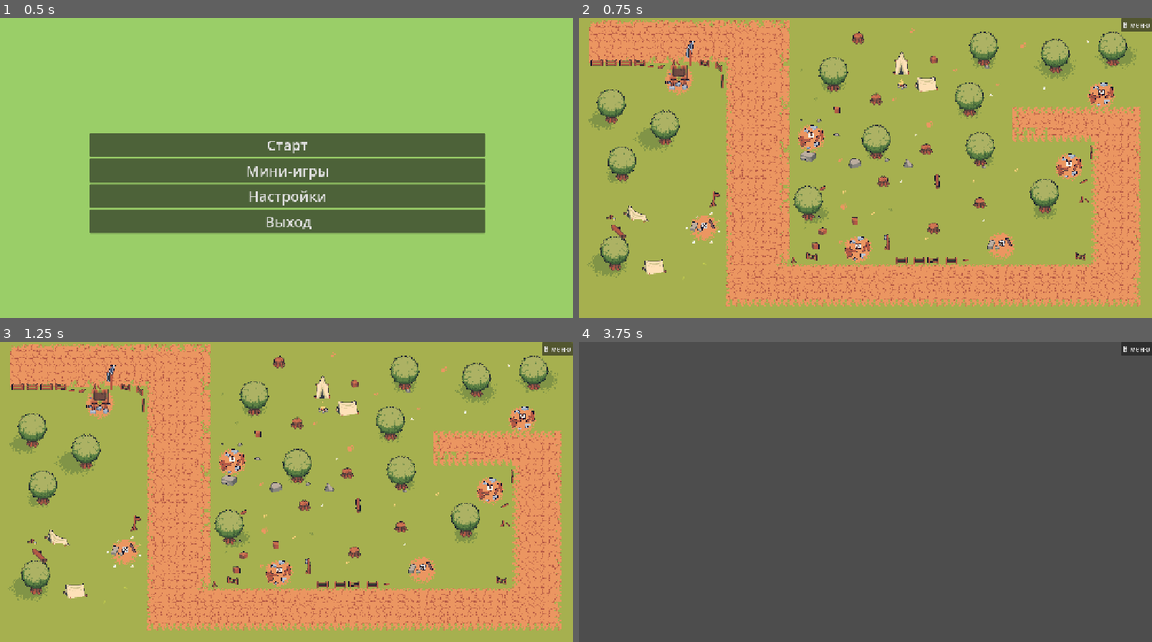
Above: before the commit, frames 1-4 (two rows, left to right).
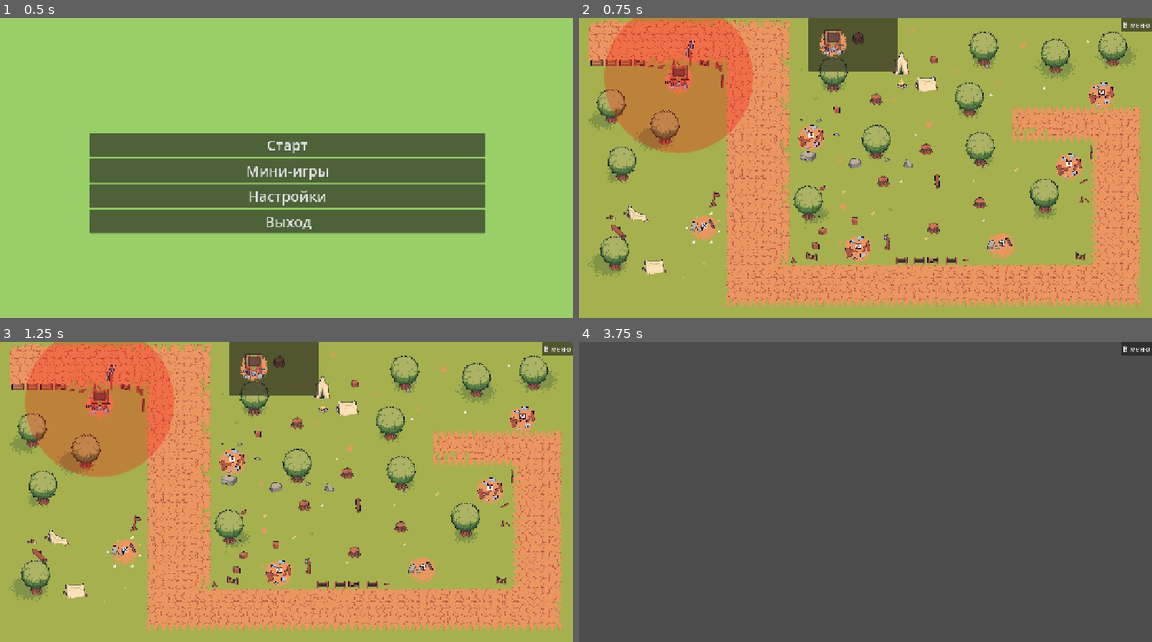
Above: after the commit, the same moments.

Repository: zxcnocok/tower-defence
Game: Godot game, scene res://menu.tscn
The game is run twice, just before and just after one commit, with the same random seed, the same clock (stepped at 60 frames per second) and the same inputs.
Inputs:
- Up to frame 1 (0.5 s): no input
- Up to frame 2 (0.75 s): click "Старт" at 0.5 s
- Up to frame 3 (1.25 s): no input
- Up to frame 4 (3.75 s): click "В меню" at 1.25 s; click "Старт" at 2 s; click "В меню" at 2.75 s; click "Мини-игры" at 3.5 s

Frame 1 is identical in both runs. In frame 2, 12% of the frame differs, in the area x 4-56%, y 0-46%; in frame 3, 12%; in frame 4, nothing differs.

Commit message:
сделал основу для drag&drop

Diff:
--- a/игра-2/idle2.tscn
+++ b/игра-2/idle2.tscn
@@ -44,6 +44,13 @@
 [sub_resource type="CircleShape2D" id="CircleShape2D_2jock"]
 radius = 167.24234
 
+[sub_resource type="StyleBoxFlat" id="StyleBoxFlat_2jock"]
+bg_color = Color(1, 0, 0, 0.2627451)
+corner_radius_top_left = 460
+corner_radius_top_right = 460
+corner_radius_bottom_right = 460
+corner_radius_bottom_left = 460
+
 [node name="idle2" type="Node2D"]
 
 [node name="CollisionShape2D" type="CollisionShape2D" parent="."]
@@ -69,3 +76,10 @@
 [node name="ArrowContainer" type="Node" parent="."]
 
 [node name="AttackTimer" type="Timer" parent="."]
+
+[node name="Area" type="Panel" parent="."]
+offset_left = -167.0
+offset_top = -137.0
+offset_right = 166.0
+offset_bottom = 200.0
+theme_override_styles/panel = SubResource("StyleBoxFlat_2jock")
--- /dev/null
+++ b/игра-2/idle2_panel.tscn
@@ -0,0 +1,52 @@
+[gd_scene load_steps=8 format=3 uid="uid://sgtgrsuh27it"]
+
+[ext_resource type="Script" uid="uid://cphwpo8rpa2ha" path="res://idle_2_panel.gd" id="1_pq2qg"]
+[ext_resource type="Texture2D" uid="uid://bj6ekia8uqmq3" path="res://towers/2 Idle/2.png" id="1_utojp"]
+
+[sub_resource type="AtlasTexture" id="AtlasTexture_gjodi"]
+atlas = ExtResource("1_utojp")
+region = Rect2(0, 0, 70, 130)
+
+[sub_resource type="AtlasTexture" id="AtlasTexture_v4fp4"]
+atlas = ExtResource("1_utojp")
+region = Rect2(70, 0, 70, 130)
+
+[sub_resource type="AtlasTexture" id="AtlasTexture_2nb6s"]
+atlas = ExtResource("1_utojp")
+region = Rect2(140, 0, 70, 130)
+
+[sub_resource type="AtlasTexture" id="AtlasTexture_gex55"]
+atlas = ExtResource("1_utojp")
+region = Rect2(210, 0, 70, 130)
+
+[sub_resource type="SpriteFrames" id="SpriteFrames_pq2qg"]
+animations = [{
+"frames": [{
+"duration": 1.0,
+"texture": SubResource("AtlasTexture_gjodi")
+}, {
+"duration": 1.0,
+"texture": SubResource("AtlasTexture_v4fp4")
+}, {
+"duration": 1.0,
+"texture": SubResource("AtlasTexture_2nb6s")
+}, {
+"duration": 1.0,
+"texture": SubResource("AtlasTexture_gex55")
+}],
+"loop": true,
+"name": &"default",
+"speed": 5.0
+}]
+
+[node name="Idle2Panel" type="Panel"]
+offset_right = 80.0
+offset_bottom = 80.0
+script = ExtResource("1_pq2qg")
+
+[node name="AnimatedSprite2D" type="AnimatedSprite2D" parent="."]
+position = Vector2(40, 8)
+sprite_frames = SubResource("SpriteFrames_pq2qg")
+autoplay = "default"
+
+[connection signal="gui_input" from="." to="." method="_on_gui_input"]
--- /dev/null
+++ b/игра-2/idle_2_panel.gd
@@ -0,0 +1,36 @@
+extends Panel
+
+
+@onready var tower = preload("res://idle2.tscn")
+var currTile
+
+func _on_gui_input(event):
+	var tempTower = tower.instantiate()
+	if event is InputEventMouseButton and event.button_mask == 1:
+
+		add_child(tempTower)
+
+		tempTower.process_mode = Node.PROCESS_MODE_DISABLED
+
+		tempTower.scale = Vector2(0.32,0.32)
+
+	elif event is InputEventMouseButton and event.button_mask == 1:
+		if get_child_count() > 1:
+			get_child(1).global_position = event.global_position
+
+	elif event is InputEventMouseButton and event.button_mask == 0:
+
+		if event.global_position.x >= 510:
+			if get_child_count() > 1:
+				get_child(1).queue_free()
+		else:
+			if get_child_count() > 1:
+				get_child(1).queue_free()
+			var path = get_tree().get_root().get_node("Node2D2/Towers")
+
+			path.add_child(tempTower)
+			tempTower.global_position = event.global_position()
+			tempTower.get_node("Area").hide()
+	else:
+		if get_child_count() > 1:
+			get_child(1).queue_free()
--- a/игра-2/main.tscn
+++ b/игра-2/main.tscn
@@ -68,6 +68,7 @@
 [ext_resource type="PackedScene" uid="uid://bj1nxpalebodr" path="res://fire.tscn" id="67_kejda"]
 [ext_resource type="Texture2D" uid="uid://cxgrh4cb0lb8v" path="res://tilesets/1 Tiles/FieldsTile_38.png" id="67_t3mf0"]
 [ext_resource type="PackedScene" uid="uid://bongsp6an7orj" path="res://modspawn.tscn" id="67_uqk8q"]
+[ext_resource type="PackedScene" uid="uid://cite2qs3sauci" path="res://ui.tscn" id="69_wu3dr"]
 
 [sub_resource type="TileSetAtlasSource" id="TileSetAtlasSource_q6r6c"]
 texture = ExtResource("3_0hol4")
@@ -434,6 +435,8 @@
 position = Vector2(48, 176)
 texture = ExtResource("17_d88dk")
 
+[node name="UI" parent="." instance=ExtResource("69_wu3dr")]
+
 [node name="inmenu" parent="." instance=ExtResource("5_q6r6c")]
 
 [node name="Node2D" parent="." instance=ExtResource("67_kejda")]
@@ -820,9 +823,6 @@
 position = Vector2(224, 141)
 texture = ExtResource("4_akb8o")
 
-[node name="idle2" parent="Node" instance=ExtResource("64_1vm84")]
-position = Vector2(223, 102)
-
 [node name="PlaceForTower1" type="Sprite2D" parent="Node"]
 visibility_layer = 512
 texture_filter = 3
@@ -923,3 +923,8 @@
 visibility_layer = 512
 position = Vector2(1128, 405)
 texture = ExtResource("15_f8kvm")
+
+[node name="Towers" type="Node" parent="."]
+
+[node name="idle2" parent="Towers" instance=ExtResource("64_1vm84")]
+position = Vector2(223, 102)
--- /dev/null
+++ b/игра-2/ui.tscn
@@ -0,0 +1,23 @@
+[gd_scene load_steps=2 format=3 uid="uid://cite2qs3sauci"]
+
+[ext_resource type="PackedScene" uid="uid://sgtgrsuh27it" path="res://idle2_panel.tscn" id="1_fyqef"]
+
+[node name="UI" type="CanvasLayer"]
+
+[node name="Panel" type="Panel" parent="."]
+offset_left = 512.0
+offset_right = 712.0
+offset_bottom = 120.0
+size_flags_horizontal = 0
+
+[node name="FlowContainer" type="FlowContainer" parent="Panel"]
+layout_mode = 0
+offset_left = 16.0
+offset_top = 16.0
+offset_right = 184.0
+offset_bottom = 104.0
+theme_override_constants/h_separation = 10
+theme_override_constants/v_separation = 10
+
+[node name="Idle2Panel" parent="Panel/FlowContainer" instance=ExtResource("1_fyqef")]
+layout_mode = 2
Not shown: 1 places in игра-2/idle2.tscn that only renumber resources
Not shown, added: игра-2/idle_2_panel.gd.uid
Not shown: 1 places in игра-2/main.tscn that only renumber resources
